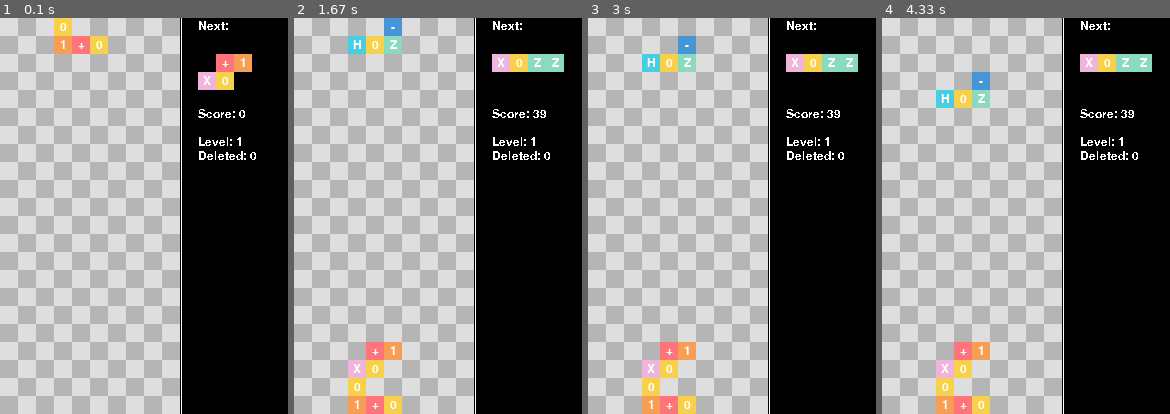
Above: before the commit, frames 1-4 (left to right).
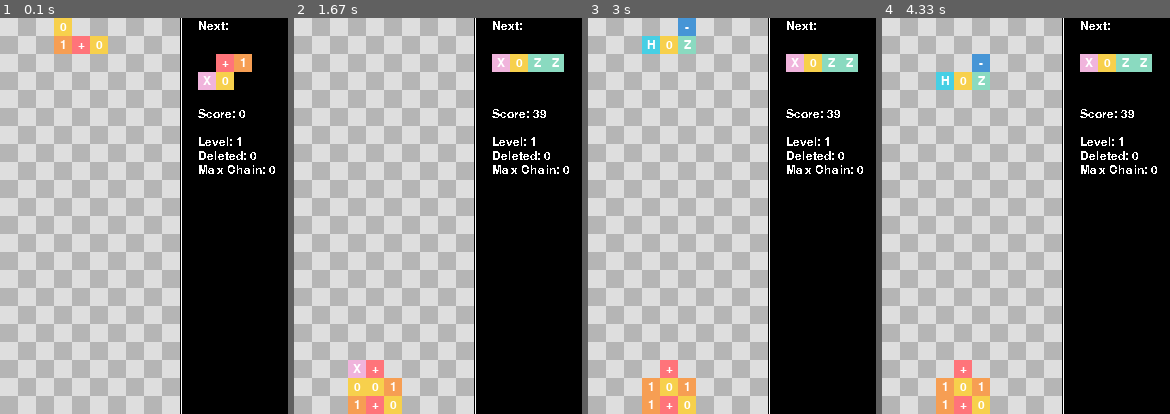
Above: after the commit, the same moments.

Repository: wg-quantum/quantum_tetris
Game: pygame game, started from tetris_pygame.py
Same seed, same stepped clock (60 frames per second), same inputs: the game is played once before the commit and once after it.
Inputs:
- Up to frame 1 (0.1 s): no input
- Up to frame 2 (1.67 s): tap Enter at 0.33, 1.17 s
- Up to frame 3 (3 s): no input
- Up to frame 4 (4.33 s): no input

The runs differ from the first frame. In frame 1, 0.2% of the frame differs, in the area x 69-96%, y 37-40%; in frame 2, 2.8%; in frame 3, 4.2%, in the area x 18-96%, y 0-96%; in frame 4, 4.2%.

Commit message:
add gate operation

Diff:
--- a/tetris_pygame.py
+++ b/tetris_pygame.py
@@ -9,12 +9,12 @@
 #         Up - Rotate Stone clockwise
 #     Escape - Quit game
 #          P - Pause game
+#          O - Display board while pausing
 #     Return - Instant drop
 #
 # Have fun!
 
 import sys
-import time
 from random import randrange as rand
 
 import pygame
@@ -27,15 +27,15 @@
 cluster_thold = 3
 
 colors = [
-    "#B5B5B5",  # (0, 0, 0),  # black
-    "#F7D04C",  # (255, 85, 85),  # red
-    "#F69E53",  # (100, 200, 115),  # green
-    "#FF747A",  # (120, 108, 245),  # blue
-    "#4695D6",  # (255, 140, 50),  # orange
-    "#46CFE4",  # (50, 120, 52),  # green(dark)
-    "#8ADAC0",  # (146, 202, 73),  # green
-    "#F0B4DC",  # (150, 161, 218),  # blue(light)
-    "#DEDEDE",  # (35, 35, 35),  # Helper color for background grid # gray
+    "#B5B5B5",  # dark gray [background 1]
+    "#F7D04C",  # yellow [0 state]
+    "#F69E53",  # orange [1 state]
+    "#FF747A",  # red [+ state]
+    "#4695D6",  # blue [- state]
+    "#46CFE4",  # light blue [H gate]
+    "#8ADAC0",  # light green [Z gate]
+    "#F0B4DC",  # light pink [X gate]
+    "#DEDEDE",  # light gray [background 2]
 ]
 
 # Define the shapes of the single parts
@@ -48,17 +48,9 @@
     [[1, 1, 1, 1]],
     [[1, 1], [1, 1]],
 ]
-# tetris_shapes = [
-#     [[1, 1, 1], [0, 1, 0]],
-#     [[0, 2, 2], [2, 2, 0]],
-#     [[3, 3, 0], [0, 3, 3]],
-#     [[4, 0, 0], [4, 4, 4]],
-#     [[0, 0, 5], [5, 5, 5]],
-#     [[6, 6, 6, 6]],
-#     [[7, 7], [7, 7]],
-# ]
 
 labels_dict = {
+    0: None,
     1: "0",
     2: "1",
     3: "+",
@@ -68,8 +60,8 @@
     7: "X",
 }
 
+opperand_labels = ["0", "1", "+", "-"]
 opperator_labels = ["H", "Z", "X"]
-
 labels_dict_inv = {v: k for k, v in labels_dict.items()}
 
 
@@ -92,107 +84,6 @@
     return False
 
 
-def remove_row(board, row):
-    del board[row]
-    return [[0 for i in range(cols)]] + board
-
-
-def find_idential_adjacent(board, x, y):
-    """対象の座標(x,y)の隣接に同一ブロックがないかをチェック
-    クラスター候補となる座標のsetを出力"""
-    set_cluster_xy = {(x, y)}
-    while True:
-        pre_set_cluster_xy = set_cluster_xy.copy()
-        for xx, yy in pre_set_cluster_xy:
-            # 左端の場合以外で左側のブロック比較
-            if (xx != 0) and (board[yy][xx] == board[yy][xx - 1]):
-                set_cluster_xy.add((xx - 1, yy))
-            # 右端の場合以外で右側のブロック比較
-            if (xx != cols - 1) and (board[yy][xx] == board[yy][xx + 1]):
-                set_cluster_xy.add((xx + 1, yy))
-            # 上端の場合以外で上側のブロック比較
-            if (yy != 0) and (board[yy][xx] == board[yy - 1][xx]):
-                set_cluster_xy.add((xx, yy - 1))
-            # 下端の場合以外で下側のブロック比較
-            if (yy != rows - 1) and (board[yy][xx] == board[yy + 1][xx]):
-                set_cluster_xy.add((xx, yy + 1))
-        if len(pre_set_cluster_xy) == len(set_cluster_xy):
-            break
-
-    return set_cluster_xy
-
-
-def find_cluster(board, threthold=cluster_thold):
-    """cluster_tholdをクラスター判定の基準とし、同一ブロックが隣接した全座標setを出力"""
-    clusters_cordinates = set()
-    for x in range(cols):
-        for y in range(rows):
-            if (board[y][x] == 0) or ((x, y) in clusters_cordinates):
-                continue
-            else:
-                cluster_candidate = find_idential_adjacent(board, x, y)
-                if len(cluster_candidate) >= threthold:
-                    clusters_cordinates.update(cluster_candidate)
-    return clusters_cordinates
-
-
-def delete_clusters(board, clusters):
-    """クラスターを削除"""
-    for x, y in clusters:
-        board[y][x] = 0
-    return board
-
-
-def operate_gate(board, operator, target):
-    "targetブロックにoperatorを作用"
-    # operator: ()
-    operator_x, operator_y, gate_type = operator
-    target_x, target_y, qstate_pre = target
-
-    if labels_dict[gate_type] == "H":
-        qstate_transition_dict = {"0": "+", "1": "-", "+": "0", "-": "1"}
-    elif labels_dict[gate_type] == "X":
-        # 0 <-> 1
-        qstate_transition_dict = {"0": "1", "1": "0", "+": "+", "-": "-"}
-    elif labels_dict[gate_type] == "Z":
-        qstate_transition_dict = {"0": "0", "1": "1", "+": "-", "-": "+"}
-
-    # targetの量子状態を更新
-    q_state_post = qstate_transition_dict[labels_dict[qstate_pre]]
-    board[target_y][target_x] = labels_dict_inv[q_state_post]
-    # ゲートブロックの削除
-    board[operator_y][operator_x] = 0
-
-    return board
-
-
-def get_operator_target(board):
-    "ゲートの(位置,種類)とターゲットの(位置,種類)ペアを取得"
-    # ゲートの真下のみ作用する仕様へ変更
-    operator_target_dict = {}
-    for y in range(rows):
-        for x in range(cols):
-            if labels_dict[board[y][x]] not in opperator_labels:
-                continue
-            # if
-
-
-def settle_board(board):
-    """クラスター削除後に浮いたブロックを落下"""
-    for x in range(cols):
-        for y in range(rows - 2, 0, -1):
-            if board[y][x] == 0:
-                continue
-            # ブロックの下にスペースがあれば落としていく
-            for down_y in range(y + 1, rows):
-                if board[down_y][x] == 0:
-                    board[down_y][x] = board[down_y - 1][x]
-                    board[down_y - 1][x] = 0
-                else:
-                    break
-    return board
-
-
 def join_matrixes(mat1, mat2, mat2_off):
     off_x, off_y = mat2_off
     for cy, row in enumerate(mat2):
@@ -221,10 +112,8 @@
         self.default_font = pygame.font.Font(pygame.font.get_default_font(), 12)
         self.screen = pygame.display.set_mode((self.width, self.height))
 
-        pygame.event.set_blocked(pygame.MOUSEMOTION)  # We do not need
-        # mouse movement
-        # events, so we
-        # block them.
+        # We do not need mouse movement  events, so we block them.
+        pygame.event.set_blocked(pygame.MOUSEMOTION)
         self.next_stone = tetris_shapes[rand(len(tetris_shapes))]
         self.next_stone = [
             [rand(1, +len(tetris_shapes) + 1) if i != 0 else 0 for i in col]
@@ -245,8 +134,6 @@
 
         if check_collision(self.board, self.stone, (self.stone_x, self.stone_y)):
             self.gameover = True
-        print(self.stone)
-        print(self.board)
 
     def init_game(self):
         self.board = new_board()
@@ -282,6 +169,134 @@
                     self.height // 2 - msgim_center_y + i * 22,
                 ),
             )
+
+    def judge_can_settle(self, board):
+        "ボード上の全ブロックのうちいずれかが下に移動できるか判定"
+        can_fall = False
+        for y in range(rows - 2, 0, -1):
+            for x in range(cols):
+                if (board[y][x] != 0) and (board[y + 1][x] == 0):
+                    can_fall = True
+                    break
+        return can_fall
+
+    def settle_board(self, board):
+        """クラスター削除後に浮いたブロックを落下"""
+        for x in range(cols):
+            for y in range(rows - 2, 0, -1):
+                if board[y][x] == 0:
+                    continue
+                # ブロックの下にスペースがあれば落としていく
+                for down_y in range(y + 1, rows):
+                    if board[down_y][x] == 0:
+                        board[down_y][x] = board[down_y - 1][x]
+                        board[down_y - 1][x] = 0
+                    else:
+                        break
+        return board
+
+    def get_operator_target(self, board):
+        "ゲートの(位置,種類)とターゲットの(位置,種類)ペアを取得"
+        # ゲートの真下のみ作用する仕様へ変更
+        operator_target_dict = {}
+        for y in range(rows):
+            for x in range(cols):
+                gate_type = labels_dict[board[y][x]]
+                if gate_type not in opperator_labels:
+                    continue
+                # ゲートの下側のみ作用する場合はリストサイズ1 (現行の挙動),
+                # 左右にも作用する場合は最大リストサイズ3 (将来の拡張用)
+                operands = []
+                # 下端の場合以外、下側に量子状態ブロックがあるかチェック
+                if y != rows - 1:
+                    qstate = labels_dict[board[y + 1][x]]
+                    if qstate in opperand_labels:
+                        operands.append((x, y + 1, qstate))
+                # 下端に接したゲートと量子状態に接したゲートは削除対象
+                if (y == rows - 1) or (len(operands) > 0):
+                    operator_target_dict[(x, y, gate_type)] = operands
+
+        return operator_target_dict
+
+    def gate_exist(self, board):
+        "フィールド上にゲートブロックが存在するか"
+        return len(self.get_operator_target(board)) > 0
+
+    def operate_gate(self, board, operator, targets):
+        "targetブロックにoperatorを作用"
+        # operator: ()
+        operator_x, operator_y, gate_type = operator
+
+        if gate_type == "H":
+            qstate_transition_dict = {"0": "+", "1": "-", "+": "0", "-": "1"}
+        elif gate_type == "X":
+            # 0 <-> 1
+            qstate_transition_dict = {"0": "1", "1": "0", "+": "+", "-": "-"}
+        elif gate_type == "Z":
+            qstate_transition_dict = {"0": "0", "1": "1", "+": "-", "-": "+"}
+
+        for target in targets:
+            target_x, target_y, qstate_pre = target
+            # targetの量子状態を更新
+            qstate_post = qstate_transition_dict[qstate_pre]
+            board[target_y][target_x] = labels_dict_inv[qstate_post]
+
+        # ゲートブロックの削除
+        board[operator_y][operator_x] = 0
+
+        return board
+
+    def operate_all_gates(self, board):
+        "ゲート処理を実行"
+        print(self.get_operator_target(board))
+        for operator, opperands in self.get_operator_target(board).items():
+            print(operator, opperands)
+            self.operate_gate(board, operator, opperands)
+        return board
+
+    def find_idential_adjacent(self, board, x, y):
+        """対象の座標(x,y)の隣接に同一ブロックがないかをチェック
+        クラスター候補となる座標のsetを出力"""
+        set_cluster_xy = {(x, y)}
+        while True:
+            pre_set_cluster_xy = set_cluster_xy.copy()
+            for xx, yy in pre_set_cluster_xy:
+                # 左端の場合以外で左側のブロック比較
+                if (xx != 0) and (board[yy][xx] == board[yy][xx - 1]):
+                    set_cluster_xy.add((xx - 1, yy))
+                # 右端の場合以外で右側のブロック比較
+                if (xx != cols - 1) and (board[yy][xx] == board[yy][xx + 1]):
+                    set_cluster_xy.add((xx + 1, yy))
+                # 上端の場合以外で上側のブロック比較
+                if (yy != 0) and (board[yy][xx] == board[yy - 1][xx]):
+                    set_cluster_xy.add((xx, yy - 1))
+                # 下端の場合以外で下側のブロック比較
+                if (yy != rows - 1) and (board[yy][xx] == board[yy + 1][xx]):
+                    set_cluster_xy.add((xx, yy + 1))
+            if len(pre_set_cluster_xy) == len(set_cluster_xy):
+                break
+
+        return set_cluster_xy
+
+    def find_cluster(self, board, threthold=cluster_thold):
+        """cluster_tholdをクラスター判定の基準とし、同一ブロックが隣接した全座標setを出力"""
+        clusters_cordinates = set()
+        for x in range(cols):
+            for y in range(rows):
+                if (board[y][x] == 0) or ((x, y) in clusters_cordinates):
+                    continue
+                else:
+                    cluster_candidate = self.find_idential_adjacent(board, x, y)
+                    if len(cluster_candidate) >= threthold:
+                        clusters_cordinates.update(cluster_candidate)
+        return clusters_cordinates
+
+    def delete_clusters(self, board, clusters):
+        """クラスターを削除"""
+        for x, y in clusters:
+            board[y][x] = 0
+            self.add_cl_clusters(1)
+        return board
 
     def draw_matrix(self, matrix, offset):
         off_x, off_y = offset
@@ -325,14 +340,26 @@
                     #     ((off_x + x) * cell_size, (off_y + y) * cell_size),
                     # )
 
-    def update_matrix(self):
+    def update_matrix(self, show_stone=False, wait=True, update_score=False):
+        "連鎖反応時の逐次画面更新"
         self.draw_matrix(self.bground_grid, (0, 0))
         self.draw_matrix(self.board, (0, 0))
-        self.draw_matrix(self.stone, (self.stone_x, self.stone_y))
         self.draw_matrix(self.next_stone, (cols + 1, 2))
+        if show_stone:
+            self.draw_matrix(self.stone, (self.stone_x, self.stone_y))
+
+        if update_score:
+            self.disp_msg(
+                "Score: %d\n\nLevel: %d\nDeleted: %d"
+                % (self.score, self.level, self.lines),
+                (self.rlim + cell_size, cell_size * 5),
+            )
         pygame.display.update()
-
-    def add_cl_lines(self, n):
+        if wait:
+            pygame.time.wait(300)
+            pygame.event.clear()
+
+    def add_cl_clusters(self, n):
         linescores = [0, 40, 100, 300, 1200]
         self.lines += n
         self.score += linescores[n] * self.level
@@ -366,6 +393,7 @@
                     self.board, self.stone, (self.stone_x, self.stone_y)
                 )
                 self.new_stone()
+                self.board_updating = True
                 cleared_rows = 0
                 # clusters = find_cluster(self.board)
                 # while len(clusters) > 0:
@@ -385,7 +413,7 @@
                 #             break
                 #     else:
                 #         break
-                self.add_cl_lines(cleared_rows)
+                self.add_cl_clusters(cleared_rows)
                 return True
         return False
 
@@ -427,6 +455,8 @@
         self.gameover = False
         self.paused = False
         self.paused_display = False
+        self.board_updating = False
+        self.max_chain = 0
 
         dont_burn_my_cpu = pygame.time.Clock()
         while 1:
@@ -449,56 +479,40 @@
                     )
                     self.disp_msg("Next:", (self.rlim + cell_size, 2))
                     self.disp_msg(
-                        "Score: %d\n\nLevel: %d\nDeleted: %d"
-                        % (self.score, self.level, self.lines),
+                        "Score: %d\n\nLevel: %d\nDeleted: %d\nMax Chain: %d"
+                        % (self.score, self.level, self.lines, self.max_chain),
                         (self.rlim + cell_size, cell_size * 5),
                     )
                 if self.paused_display or not self.paused:
 
-                    # self.draw_matrix(self.bground_grid, (0, 0))
-                    # self.draw_matrix(self.board, (0, 0))
-                    # self.draw_matrix(self.stone, (self.stone_x, self.stone_y))
-                    # self.draw_matrix(self.next_stone, (cols + 1, 2))
-
-                    clusters = find_cluster(self.board)
-                    while len(clusters) > 0:
-                        self.draw_matrix(self.bground_grid, (0, 0))
-                        self.draw_matrix(self.board, (0, 0))
-                        self.draw_matrix(self.next_stone, (cols + 1, 2))
-                        pygame.display.update()
-                        pygame.time.delay(1)
-
-                        time.sleep(1)
-
-                        self.board = delete_clusters(self.board, clusters)
-                        # self.update_matrix()
-
-                        self.screen.fill((0, 0, 0))
-                        self.draw_matrix(self.bground_grid, (0, 0))
-                        pygame.display.update()
-
-                        self.draw_matrix(self.bground_grid, (0, 0))
-                        self.draw_matrix(self.board, (0, 0))
-                        self.draw_matrix(self.next_stone, (cols + 1, 2))
-                        pygame.display.update()
-                        pygame.time.delay(1)
-                        time.sleep(1)
-
-                        self.board = settle_board(self.board)
-                        clusters = find_cluster(self.board)
-
-                        # self.update_matrix()
-
-                        self.draw_matrix(self.bground_grid, (0, 0))
-                        self.draw_matrix(self.board, (0, 0))
-                        self.draw_matrix(self.next_stone, (cols + 1, 2))
-                        pygame.display.update()
-                        pygame.time.delay(1)
-                        # time.sleep(1)
-
-                        pygame.event.clear()
-                    else:
-                        self.update_matrix()
+                    # 落下中のストーンがボードの一部となった時にwhileループが始動
+                    chain = 0
+                    while self.board_updating:
+                        self.update_matrix(show_stone=False, wait=True)
+                        # ブロック落下の処理
+                        if self.judge_can_settle(self.board):
+                            self.board = self.settle_board(self.board)
+                            self.update_matrix(show_stone=False, wait=True)
+                        # ゲートブロックの存在を確認
+                        elif self.gate_exist(self.board):
+                            self.board = self.operate_all_gates(self.board)
+                            self.update_matrix(show_stone=False, wait=True)
+                        # 同じブロックが隣接しているクラスターの存在を確認
+                        elif len(self.find_cluster(self.board)) > 0:
+                            clusters = self.find_cluster(self.board)
+                            self.board = self.delete_clusters(self.board, clusters)
+                            chain += 1
+                            self.max_chain = max(self.max_chain, chain)
+                            self.update_matrix(
+                                show_stone=False, wait=True, update_score=True
+                            )
+                        # ボードの更新が終わったら次のブロックを表示
+                        else:
+                            self.board_updating = False
+                            self.update_matrix(show_stone=True, wait=False)
+                            break
+
+                    self.update_matrix(show_stone=True, wait=False)
 
             pygame.display.update()
             # print(len(pygame.event.get()))
